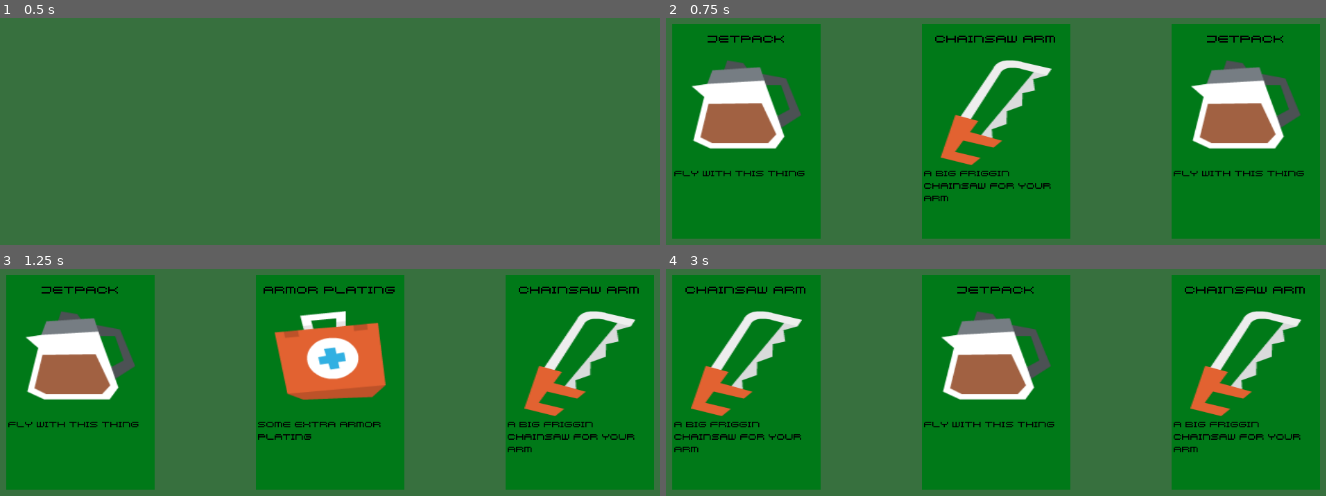
Above: before the commit, frames 1-4 (two rows, left to right).
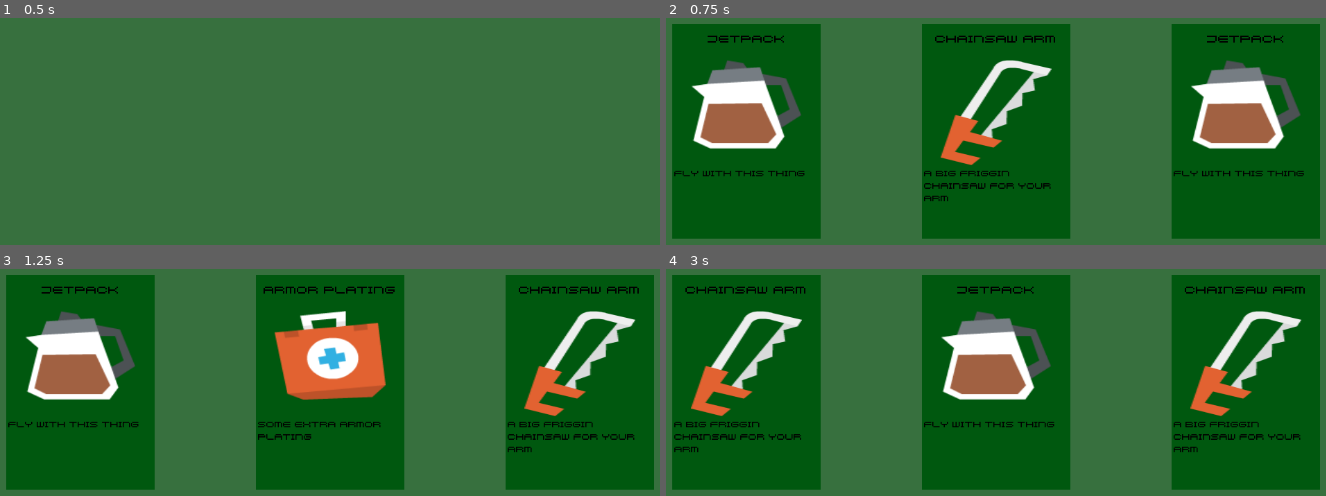
Above: after the commit, the same moments.

Repository: lvl5BeanWizard/invincible-game-jam
Game: Godot game, scene res://Scenes/power_up_handler.tscn
Same seed, same stepped clock (60 frames per second), same inputs: the game is played once before the commit and once after it. The project has no main scene, so this scene is started directly.
Inputs:
- Up to frame 1 (0.5 s): no input
- Up to frame 2 (0.75 s): tap Enter (ui_accept) at 0.5 s
- Up to frame 3 (1.25 s): tap Enter (ui_accept) at 0.77 s
- Up to frame 4 (3 s): tap Enter (ui_accept) at 1.25, 1.52, 2, 2.75 s

Frame 1 is identical in both runs. In frame 2, 51% of the frame differs, in the area x 0-100%, y 2-97%; in frame 3, 50%; in frame 4, 53%.

Commit message:
jk I hated the color for them

Diff:
--- a/Scenes/power_up_card.tscn
+++ b/Scenes/power_up_card.tscn
@@ -10,7 +10,7 @@
 offset_right = 214.0
 offset_bottom = 310.0
 mouse_default_cursor_shape = 2
-color = Color(9.072646e-06, 0.47498208, 0.09570361, 1)
+color = Color(0, 0.34605795, 0.05794435, 1)
 
 [node name="Name" type="Label" parent="TextureRect"]
 layout_mode = 0
